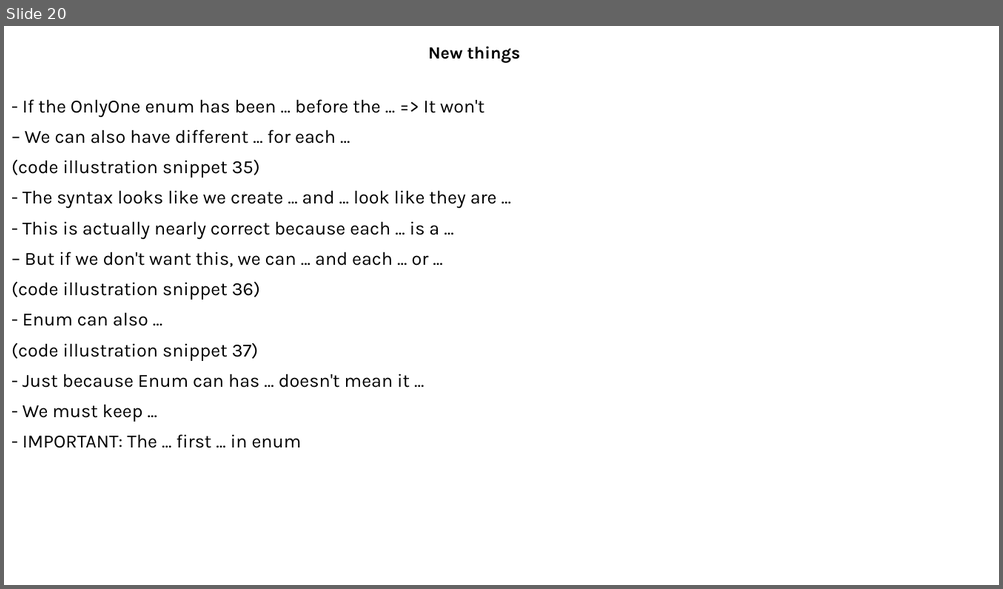
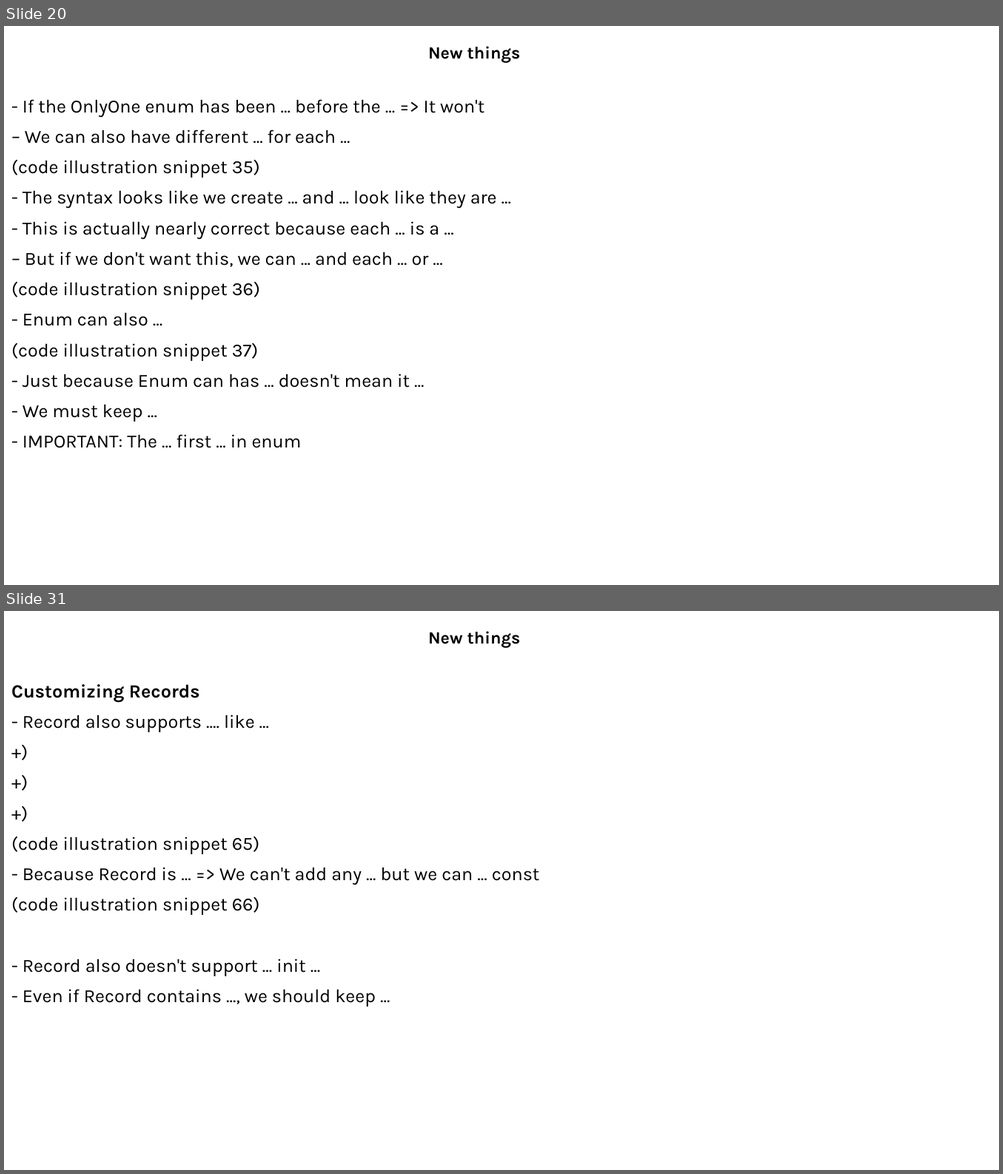
Before and after one commit to MaiDinhVinh/CS-Java, a slide deck: OCP17/Chapter 6 - Class Design and Chapter 7 - Beyond classes.pptx. Shown one above the other, each under a label of ours: slide 20 before the commit, slides 20 and 31 after it; the slides between them are not shown. The pictures are 1003x589 and 1003x1174 pixels, drawn with LibreOffice and Linux fonts; fonts in the diff are those of the drawing. Boxes give left, top, right and bottom in pixels: in the first picture for what was removed or moved away, otherwise in the second. Text is boxed around its words. In the diff, an @@ line names an element or a change of style, - is before the commit and + after.

```diff
--- a/OCP17/Chapter 6 - Class Design and Chapter 7 - Beyond classes.pptx
+++ b/OCP17/Chapter 6 - Class Design and Chapter 7 - Beyond classes.pptx
@@ slide 31 added at [4,611,999,1170], background #FFFFFF @@
@@ subtitle added at [428,631,521,648], 16.6 pt, text #000000, bold @@
+New things
@@ text added at [11,684,540,1007], 18 pt, text #000000 @@
+Customizing Records
+- Record also supports .... like ...
++)
++)
++)
+(code illustration snippet 65)
+- Because Record is ... => We can't add any ... but we can ... const
+(code illustration snippet 66)
+- Record also doesn't support ... init ...
+- Even if Record contains ..., we should keep ...
```
Also in this commit, not shown: 18 other slides added.
